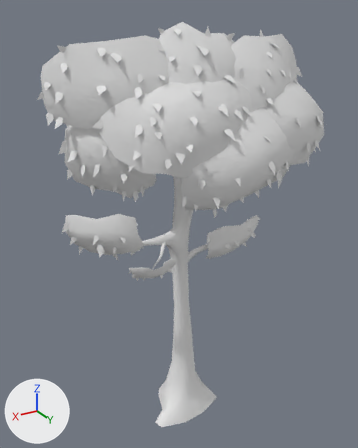
The FBX model Mickey Mouse Garden/Assets/Art/TEMPORARY FOLDER - ART ASSETS/Objects - Textured/Tree_Large.fbx: old version first, new version second.
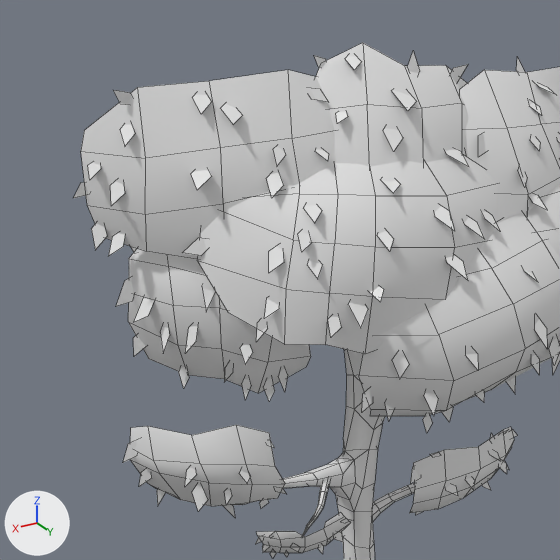
Each version appears first whole from a 50 mm lens placed at (4.44, 7.2, 7.74), pointed at (-0.19, -0.53, 3.87), and next in a close-up on the part from 0% to 79% of the width and 0% to 63% of the height. Lighting does not change. The marker at lower left points along +X, +Y and +Z. The close-ups show mesh edges as thin lines. Where no turn or scale is listed for an object, it has been applied to the vertices.

Objects in the first close-up: 'Tree_Large'.
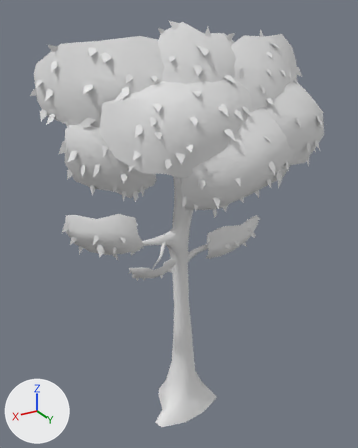
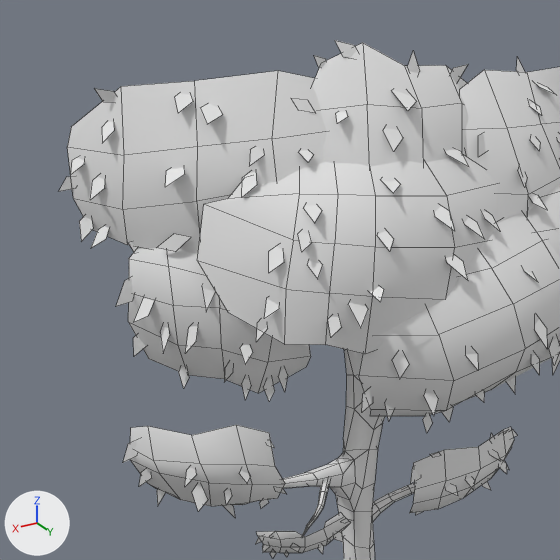
What differs and where, as boxes (x1, y1, x2, y2) in the close-ups (560 x 560 px; the box of a moved part takes in the faces that stretch with it):
'Tree_Large', reshaped
    before: (74, 43, 560, 560)
    after: (59, 40, 560, 560)
part 1 of me_tree_001, moved or reshaped
    before: (310, 88, 328, 102)
    after: (303, 100, 315, 113)
part 2 of me_tree_001, moved or reshaped
    before: (74, 55, 361, 259)
    after: (59, 40, 357, 254)

What the commit changed:
me_tree_001 is used by ob_tree_large; location (0.0, 0.0, 0.0).
me_tree_001 had 1031 vertices, 575 faces and spanned x -3.36..2.26, y -1.24..0.97, z -0.17..7.58.
me_tree_001 now has 1031 vertices, 575 faces and spans x -3.36..2.26, y -1.44..0.97, z -0.17..7.6.
me_tree_001 part 1: the loose piece of 4 vertices spanning x 0.25..0.42, y -0.32..-0.22, z 7.13..7.25 is moved by (0.1, -0.04, -0.08).
me_tree_001 part 2: 80 of 1031 vertices moved; they spanned x -0.1..2.22, y -1.03..0.07, z 5.9..7.51 and now span x -0.14..2.21, y -1.44..0.03, z 5.89..7.6; mean shift (0.05, -0.28, 0.0); largest move (2.22, -0.95, 6.42) -> (2.21, -1.41, 6.41).
